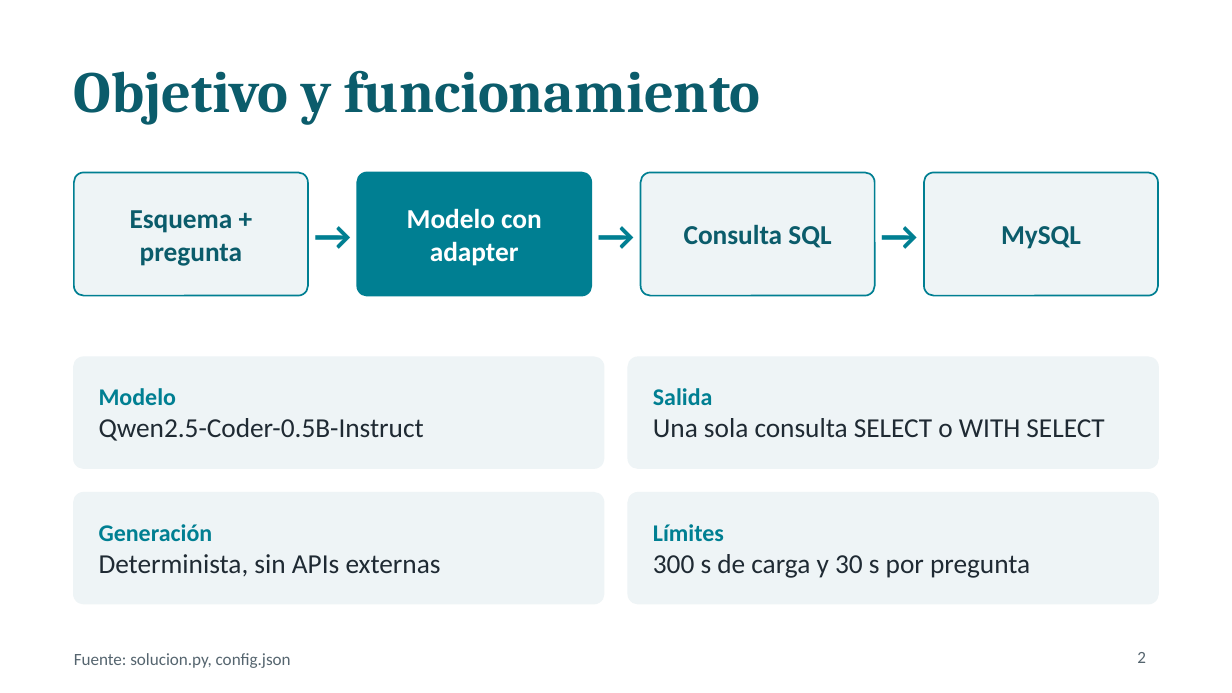
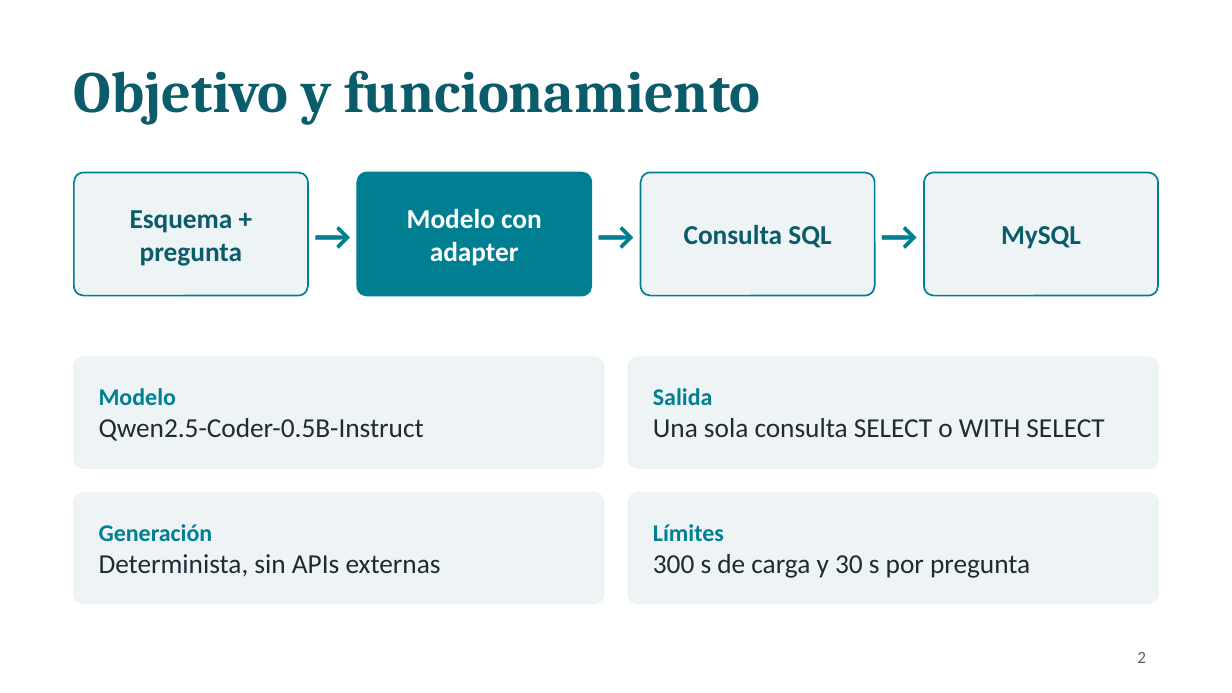
Before and after one commit to Anton17303/Deep-Learning, a slide deck: slide 2 of presentacion_proyecto.pptx. Drawn at 1232x693 pixels with LibreOffice and Linux fonts; fonts in the diff are those of the drawing. Boxes give left, top, right and bottom in pixels: in the first picture for what was removed or moved away, otherwise in the second. Text is boxed around its words. In the diff, an @@ line names an element or a change of style, - is before the commit and + after.

```diff
--- a/presentacion_proyecto.pptx
+++ b/presentacion_proyecto.pptx
@@ text removed at box(74, 653, 291, 668) @@
-Fuente: solucion.py, config.json
```
Also in this commit, not shown: 10 other slides changed, 14 other files.
